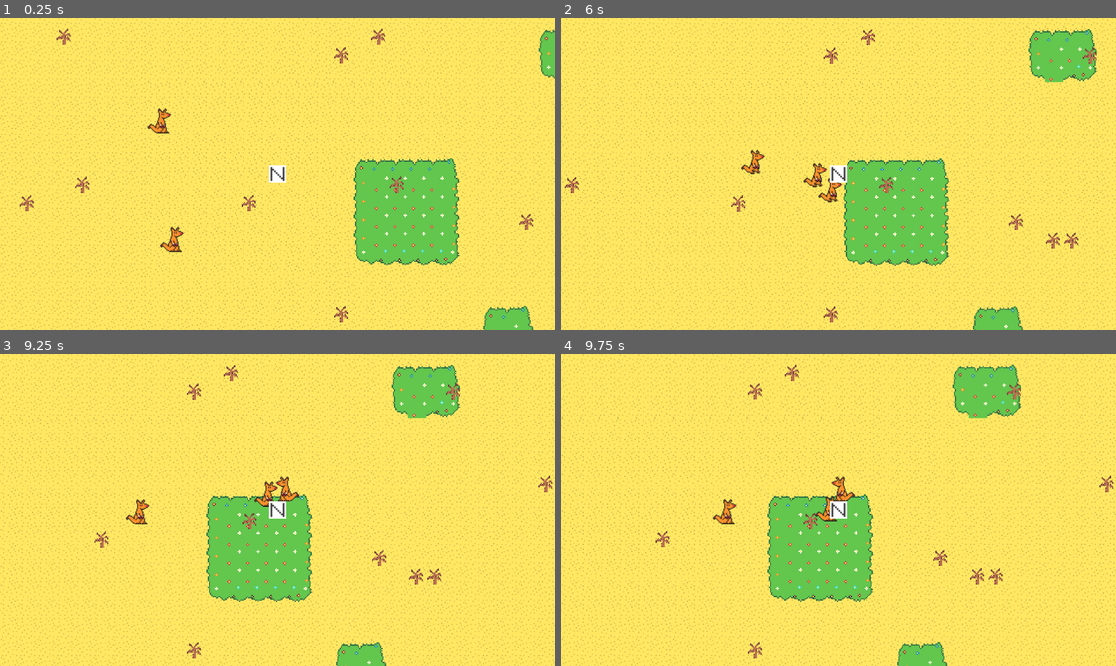
Above: before the commit, frames 1-4 (two rows, left to right).
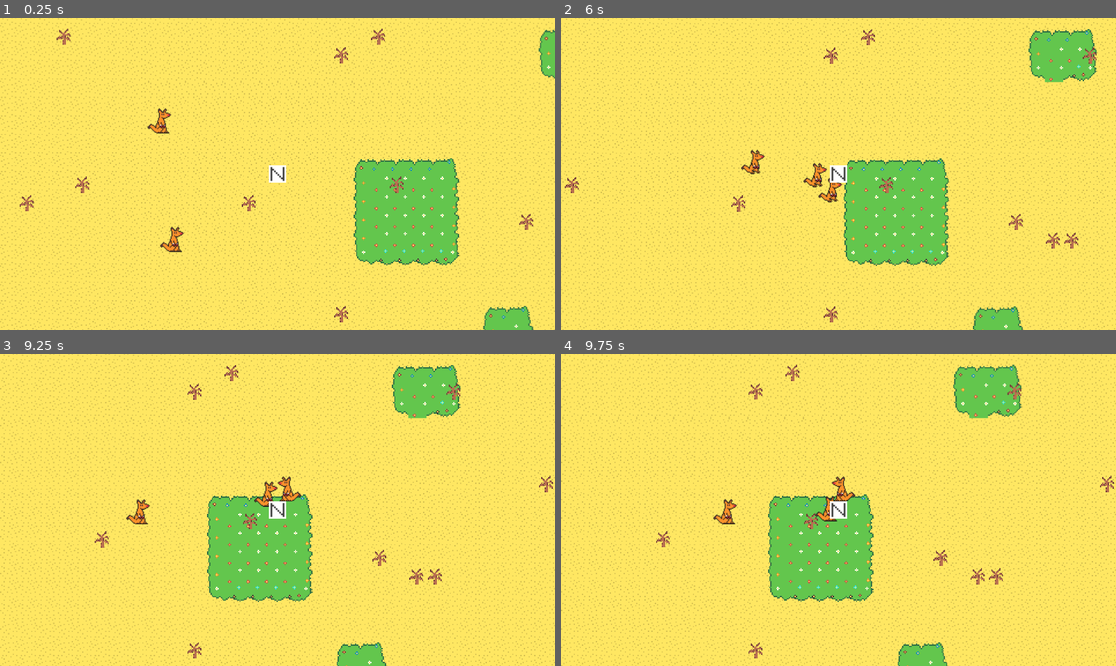
Above: after the commit, the same moments.

Repository: lindenhutchinson/GameJam
Game: Godot game, scene res://MainScenes/main.tscn
Two runs of this game, one before a commit and one after it. Both use one fixed random seed, a clock stepped at 60 frames per second and the inputs below.
Inputs:
- Up to frame 1 (0.25 s): no input
- Up to frame 2 (6 s): hold D (moveRight) 0.53-1.28 s; hold S (moveDown) 1.28-2.03 s; hold D (moveRight) 2.03-2.78 s; hold W (moveUp) 2.78-3.53 s; hold A (moveLeft) 3.53-5.03 s; hold S (moveDown) 5.03-5.78 s; hold D (moveRight) from 5.78 s (still down)
- Up to frame 3 (9.25 s): release D (moveRight) at 6.53 s; hold W (moveUp) 6.53-7.28 s; hold D (moveRight) 7.28-8.03 s; hold S (moveDown) 8.03-8.78 s; hold A (moveLeft) from 8.78 s (still down)
- Up to frame 4 (9.75 s): release A (moveLeft) at 9.53 s; hold W (moveUp) from 9.53 s (still down)

Frames 1-2 are identical in both runs. In frame 3, 5.2% of the frame differs, in the area x 0-100%, y 0-100%; in frame 4, 5.0%.

Commit message:
Fixed a collision bug

Diff:
--- a/PracticeGame/ProjectFolder/Assests/Enemies/enemy_kangaroo.tscn
+++ b/PracticeGame/ProjectFolder/Assests/Enemies/enemy_kangaroo.tscn
@@ -46,6 +46,7 @@
 
 [node name="enemyKangaroo" type="CharacterBody2D" groups=["enemy"]]
 collision_layer = 3
+collision_mask = 3
 motion_mode = 1
 script = ExtResource("1_cu0gs")
 
--- a/PracticeGame/ProjectFolder/Nodes/Player/player.tscn
+++ b/PracticeGame/ProjectFolder/Nodes/Player/player.tscn
@@ -7,6 +7,8 @@
 size = Vector2(60, 60)
 
 [node name="Player" type="CharacterBody2D"]
+collision_layer = 2
+collision_mask = 2
 motion_mode = 1
 script = ExtResource("1_sdfyh")
 
--- a/PracticeGame/ProjectFolder/Nodes/Spear.gd
+++ b/PracticeGame/ProjectFolder/Nodes/Spear.gd
@@ -5,7 +5,7 @@
 const kangPath =  preload("res://Assests/Enemies/enemy_kangaroo.tscn")
 # Applies the 2D sprite into a variable
 @onready var sprite = $SpearSprite
-
+@onready var collision = $CollisionShape2D
 
 
 # Called when the node enters the scene tree for the first time.
--- a/PracticeGame/ProjectFolder/Nodes/Spear.tscn
+++ b/PracticeGame/ProjectFolder/Nodes/Spear.tscn
@@ -7,8 +7,6 @@
 size = Vector2(78, 17)
 
 [node name="Spear" type="RigidBody2D"]
-collision_layer = 2
-collision_mask = 2
 gravity_scale = 0.0
 max_contacts_reported = 1080
 contact_monitor = true
Not shown: 1 places in PracticeGame/ProjectFolder/Nodes/FireBall.tscn that only renumber resources
